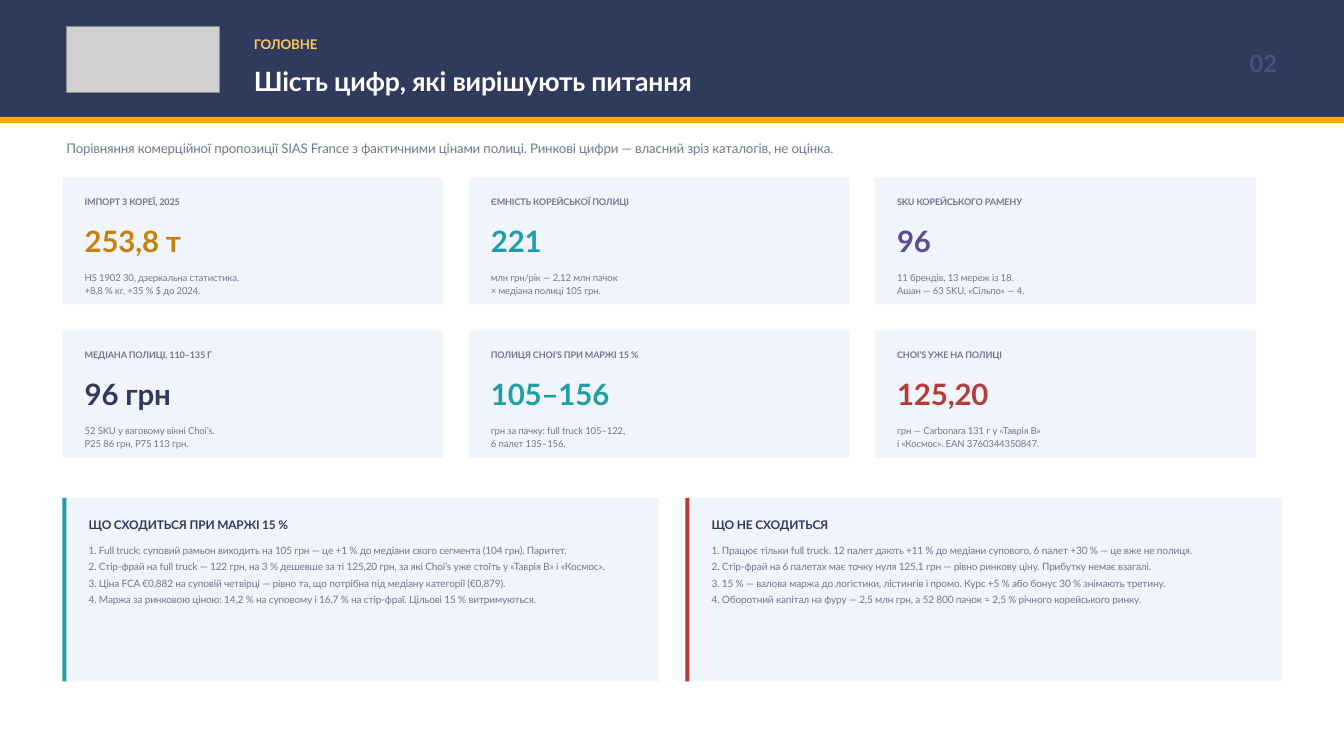
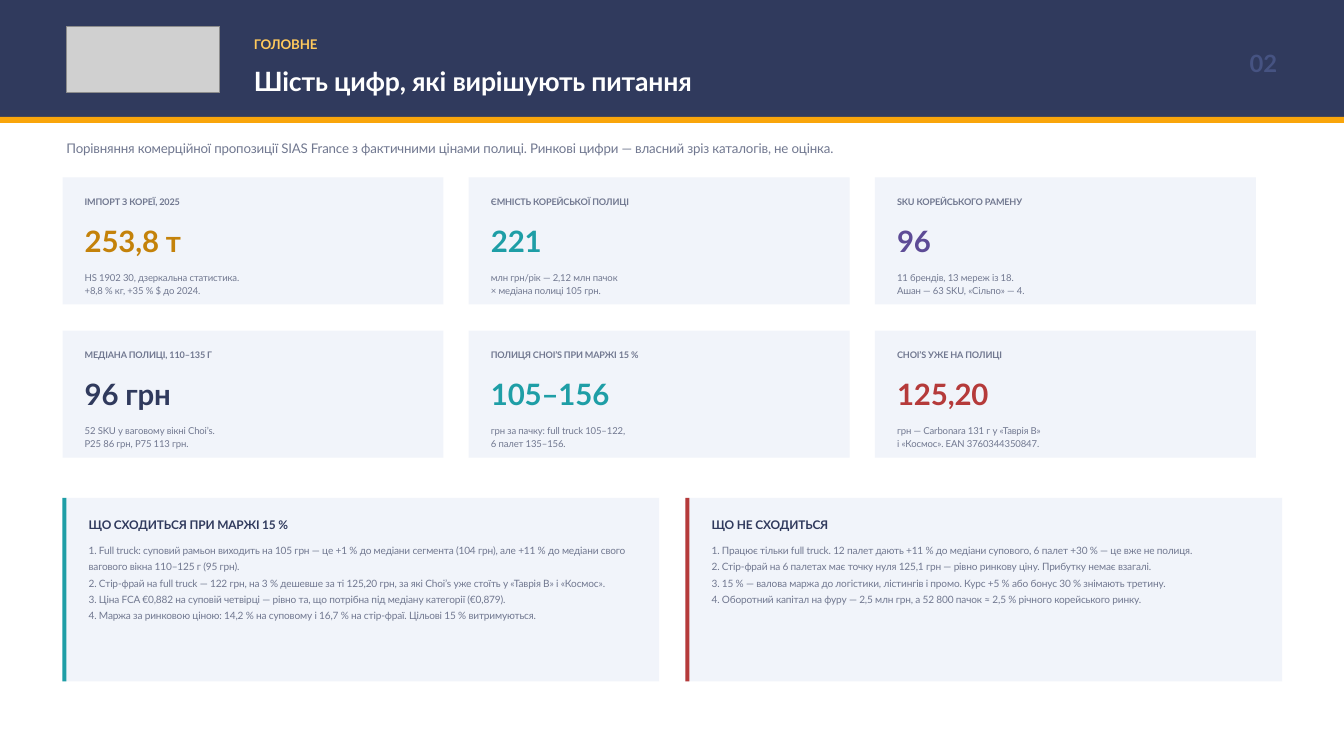
Before and after one commit to IllyaChaplygin/Chaplygin-Illya, a slide deck: slide 2 of Korean_Ramen_Ukraine_Market_Research.pptx. Drawn at 1344x756 pixels with LibreOffice and Linux fonts; fonts in the diff are those of the drawing; grey boxes stand for pictures. Boxes give left, top, right and bottom in pixels: in the first picture for what was removed or moved away, otherwise in the second. Text is boxed around its words. In the diff, an @@ line names an element or a change of style, - is before the commit and + after.

```diff
--- a/Korean_Ramen_Ukraine_Market_Research.pptx
+++ b/Korean_Ramen_Ukraine_Market_Research.pptx
@@ text at box(89, 546, 626, 572): text changed @@
-1. Full truck: суповий рамьон виходить на 105 грн — це +1 % до медіани свого сегмента (104 грн). Паритет.
+1. Full truck: суповий рамьон виходить на 105 грн — це +1 % до медіани сегмента (104 грн), але +11 % до медіани свого вагового вікна 110–125 г (95 грн).
```
Also in this commit, not shown: 21 other slides changed, 5 slides added.
